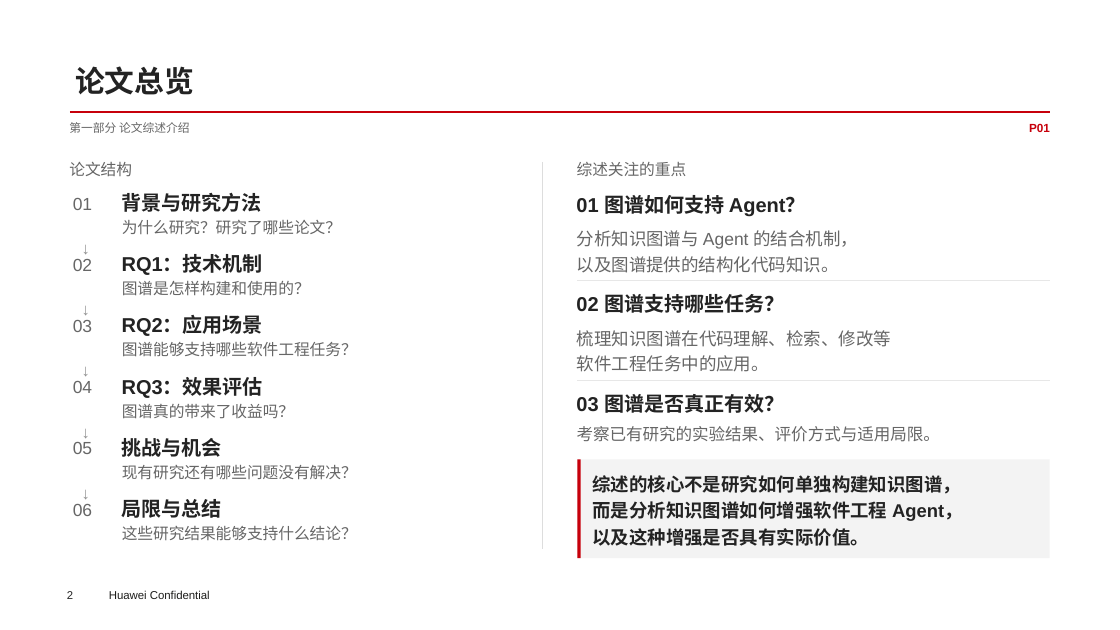
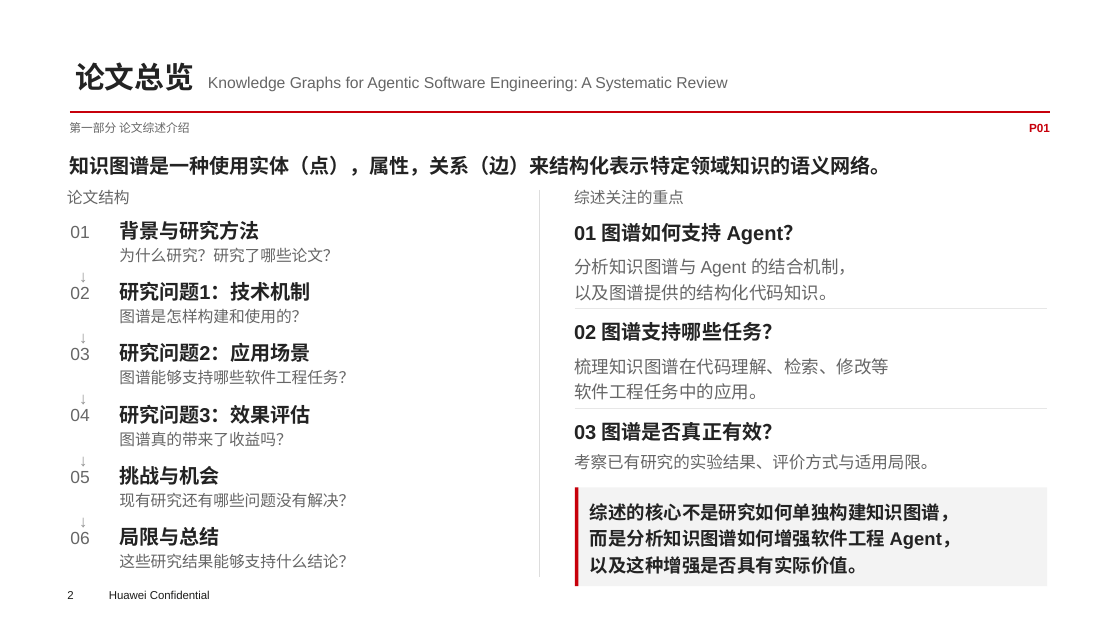
Before and after one commit to ichab/rk8s, a slide deck: slide 2 of 面向Agent软件工程的知识图谱研究综述与技术洞察.pptx. Drawn at 1120x630 pixels with LibreOffice and Linux fonts; fonts in the diff are those of the drawing; background and template pictures are left out. Boxes give left, top, right and bottom in pixels: in the first picture for what was removed or moved away, otherwise in the second. Text is boxed around its words. In the diff, an @@ line names an element or a change of style, - is before the commit and + after.

```diff
--- a/面向Agent软件工程的知识图谱研究综述与技术洞察.pptx
+++ b/面向Agent软件工程的知识图谱研究综述与技术洞察.pptx
@@ subtitle at (75, 62, 727, 92): text changed; size 25.5 to 13.5 pt; text colour #232323 to #666666; bold off @@
-论文总览
+论文总览 Knowledge Graphs for Agentic Software Engineering: A Systematic Review
@@ text added at (69, 155, 890, 176), 17.2 pt, text #232323, bold @@
+知识图谱是一种使用实体（点），属性，关系（边）来结构化表示特定领域知识的语义网络。
@@ 9 texts, 1 freeform shape: place and size @@
-9 texts, 1 freeform shape at (73, 162, 963, 548)
+9 texts, 1 freeform shape at (70, 190, 961, 576)
@@ text at (119, 282, 310, 301): text changed @@
-RQ1：技术机制
+研究问题1：技术机制
@@ 14 texts, 2 freeform shapes, 2 rectangles: place and size @@
-14 texts, 2 freeform shapes, 2 rectangles at (69, 162, 1049, 558)
+14 texts, 2 freeform shapes, 2 rectangles at (67, 190, 1047, 586)
@@ text at (119, 343, 310, 362): text changed @@
-RQ2：应用场景
+研究问题2：应用场景
@@ text at (119, 405, 310, 424): text changed @@
-RQ3：效果评估
+研究问题3：效果评估
@@ 3 texts: place and size @@
-3 texts at (122, 193, 357, 479)
+3 texts at (119, 221, 354, 508)
@@ 3 texts: place and size @@
-3 texts at (73, 259, 92, 516)
+3 texts at (70, 287, 90, 544)
```
Also in this commit, not shown: 15 other slides changed.
